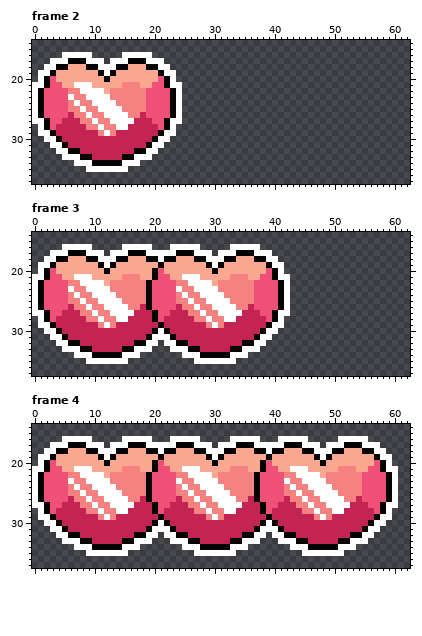
Pixel-art file: graphics/hud_hp_bar.aseprite. The picture above was drawn from the file before the commit.
64x64 pixels, 4 frames. Shown: frame 2: x 0..62, y 14..37; frame 3: x 0..62, y 14..37; frame 4: x 0..62, y 14..37.
The result:
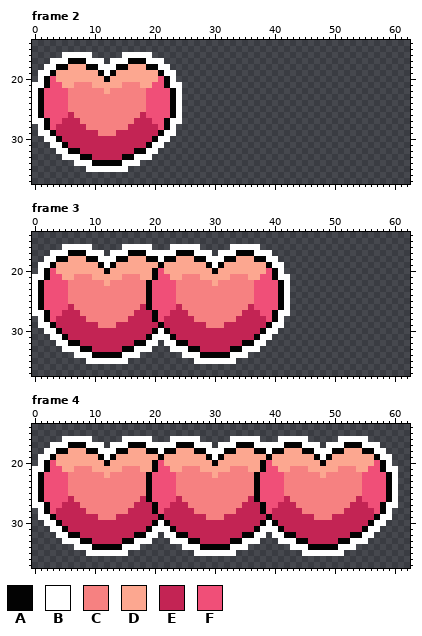
Palette (. is transparent): A #030303  B #ffffff  C #f68181  D #fca790  E #c32454  F #f04f78
Change:
Frame 2:
The author changed colour B to colour C in row 21 at x 7 to 9; in row 22 at x 8 to 11; in row 23 at x 6 and 9 to 12; in row 24 at x 7 and 10 to 13; in row 25 at x 8 and 11 to 14; in row 26 at x 9 and 12 to 15.
The author changed colour B to colour C in row 27 at x 10 and 13 to 16; in row 28 at x 11 and 14 to 15; in row 29 at x 12.
Frame 3:
The author changed colour B to colour C in row 21 at x 7 to 9 and 25 to 27; in row 22 at x 8 to 11 and 26 to 29; in row 23 at x 6, 9 to 12, 24 and 27 to 30; in row 24 at x 7, 10 to 13, 25 and 28 to 31; in row 25 at x 8, 11 to 14, 26 and 29 to 32; in row 26 at x 9, 12 to 15, 27 and 30 to 33.
The author changed colour B to colour C in row 27 at x 10, 13 to 16, 28 and 31 to 34; in row 28 at x 11, 14 to 15, 29 and 32 to 33; in row 29 at x 12 and 30.
Frame 4:
The author changed colour B to colour C in row 21 at x 7 to 9, 25 to 27 and 43 to 45; in row 22 at x 8 to 11, 26 to 29 and 44 to 47; in row 23 at x 6, 9 to 12, 24, 27 to 30, 42 and 45 to 48; in row 24 at x 7, 10 to 13, 25, 28 to 31, 43 and 46 to 49; in row 25 at x 8, 11 to 14, 26, 29 to 32, 44 and 47 to 50; in row 26 at x 9, 12 to 15, 27, 30 to 33, 45 and 48 to 51.
The author changed colour B to colour C in row 27 at x 10, 13 to 16, 28, 31 to 34, 46 and 49 to 52; in row 28 at x 11, 14 to 15, 29, 32 to 33, 47 and 50 to 51; in row 29 at x 12, 30 and 48.
Boxes around the changes in both pictures, in picture pixels (x1, y1, x2, y2):
changed: (68, 82, 134, 136)
changed: (68, 274, 134, 328)
changed: (176, 274, 242, 328)
changed: (68, 466, 134, 520)
changed: (176, 466, 242, 520)
changed: (284, 466, 350, 520)
